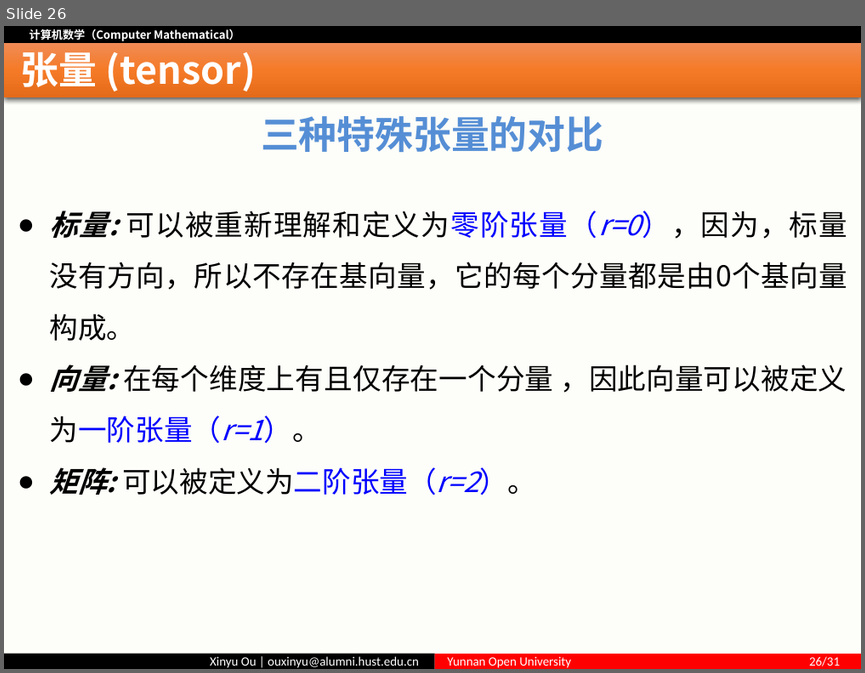
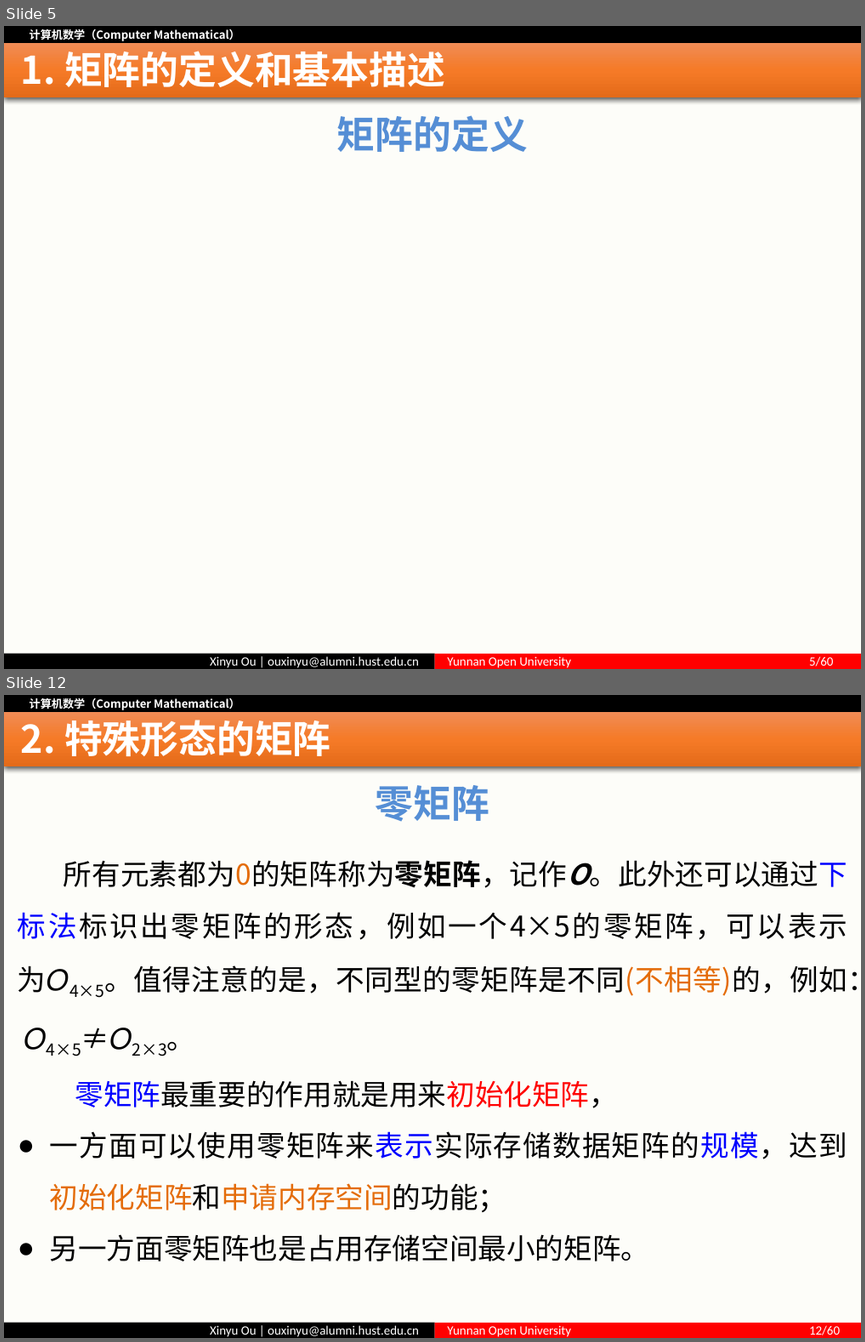
Before and after one commit to ouxinyu/Teaching, a slide deck: ComputerMath/PPT/第04讲 矩阵.pptx. Shown one above the other, each under a label of ours: slide 26 before the commit, slides 5 and 12 after it; the slides between them are not shown. The pictures are 865x673 and 865x1342 pixels, drawn with LibreOffice and Linux fonts; fonts in the diff are those of the drawing; grey boxes stand for pictures. Boxes give left, top, right and bottom in pixels: in the first picture for what was removed or moved away, otherwise in the second. Text is boxed around its words. In the diff, an @@ line names an element or a change of style, - is before the commit and + after.

Commit message:
new chapter
计算机数学新增矩阵章节，修订其他细节的错误，更新数学和机器学习的课程首页

```diff
--- a/ComputerMath/PPT/第04讲 矩阵.pptx
+++ b/ComputerMath/PPT/第04讲 矩阵.pptx
@@ slide 12 added at <box>4,695,861,1338</box>, background #FFFFFF; not listed: 5 template elements that a slide beside it also shows @@
@@ title added at <box>21,720,331,763</box>, 32 pt, text #FFFFFF, bold @@
+2. 特殊形态的矩阵
@@ text added at <box>375,785,489,822</box>, 32 pt, text #558ED5, bold @@
+零矩阵
@@ text added at <box>18,860,861,1261</box>, 24 pt, text #000000 @@
+所有元素都为0的矩阵称为零矩阵，记作O。此外还可以通过下标法标识出零矩阵的形态，例如一个4×5的零矩阵，可以表示为𝑂4×5。值得注意的是，不同型的零矩阵是不同(不相等)的，例如： 𝑂4×5≠𝑂2×3。
+零矩阵最重要的作用就是用来初始化矩阵，
+● 一方面可以使用零矩阵来表示实际存储数据矩阵的规模，达到初始化矩阵和申请内存空间的功能；
+● 另一方面零矩阵也是占用存储空间最小的矩阵。
@@ what was slide 26 is now slide 5 @@
@@ slide 5 changed as well @@
@@ title at <box>21,51,445,94</box>: text changed @@
-张量 (tensor)
+1. 矩阵的定义和基本描述
@@ text at <box>337,115,528,152</box>: text changed @@
-三种特殊张量的对比
+矩阵的定义
@@ text removed at <box>50,210,847,494</box> @@
-● 标量: 可以被重新理解和定义为零阶张量（r=0），因为，标量没有方向，所以不存在基向量，它的每个分量都是由0个基向量构成。
-● 向量: 在每个维度上有且仅存在一个分量 ，因此向量可以被定义为一阶张量（r=1）。
-● 矩阵: 可以被定义为二阶张量（r=2）。
@@ text in rectangle at <box>447,656,833,668</box>: text changed @@
-Yunnan Open University 26/31
+Yunnan Open University 5/60
```
Also in this commit, not shown: 4 other slides changed, 52 other slides added, 33 slides removed, 34 other files.
